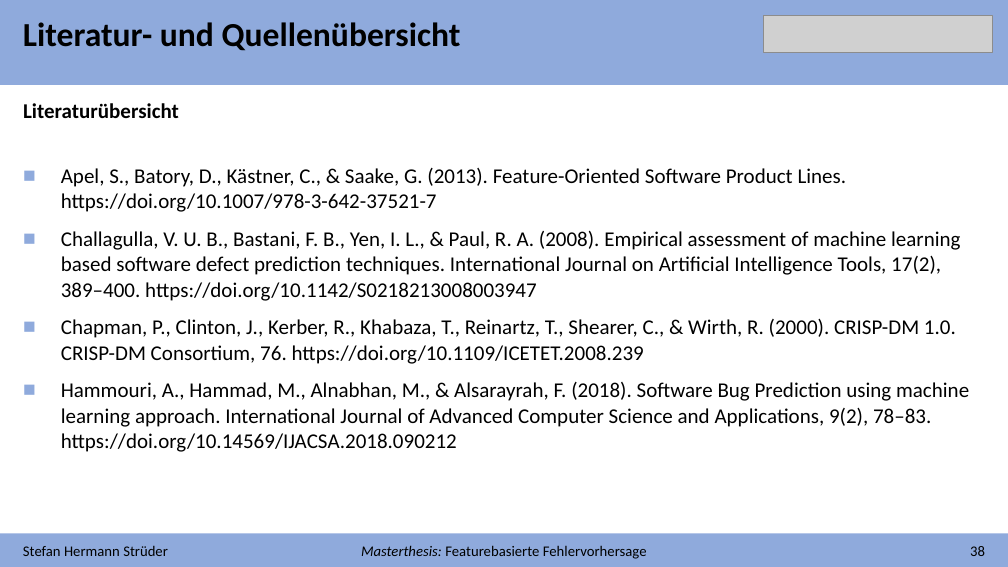
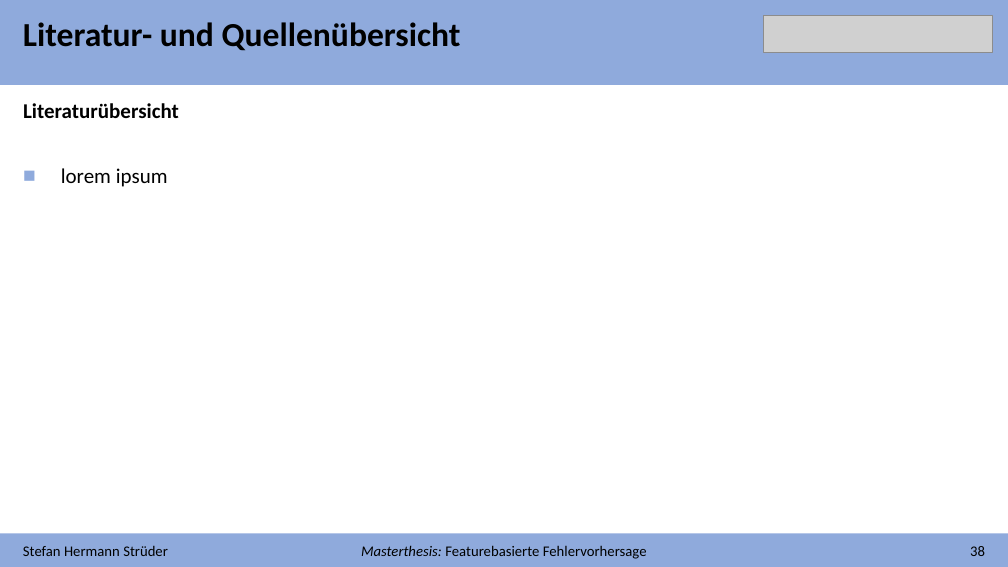
Before and after one commit to stefanstrueder/MA_Strueder, a slide deck: slide 22 of Dokumente/Abschlusspräsentation/Abschlusspräsentation.pptx (slide 7 before the commit). Drawn at 1008x567 pixels with LibreOffice and Linux fonts; fonts in the diff are those of the drawing; grey boxes stand for pictures. Boxes give left, top, right and bottom in pixels: in the first picture for what was removed or moved away, otherwise in the second. Text is boxed around its words. In the diff, an @@ line names an element or a change of style, - is before the commit and + after.

```diff
--- a/Dokumente/Abschlusspräsentation/Abschlusspräsentation.pptx
+++ b/Dokumente/Abschlusspräsentation/Abschlusspräsentation.pptx
@@ text removed at (61,168,969,452) @@
-■ Apel, S., Batory, D., Kästner, C., & Saake, G. (2013). Feature-Oriented Software Product Lines. https://doi.org/10.1007/978-3-642-37521-7
-■ Challagulla, V. U. B., Bastani, F. B., Yen, I. L., & Paul, R. A. (2008). Empirical assessment of machine learning based software defect prediction techniques. International Journal on Artificial Intelligence Tools, 17(2), 389–400. https://doi.org/10.1142/S0218213008003947
-■ Chapman, P., Clinton, J., Kerber, R., Khabaza, T., Reinartz, T., Shearer, C., & Wirth, R. (2000). CRISP-DM 1.0. CRISP-DM Consortium, 76. https://doi.org/10.1109/ICETET.2008.239
-■ Hammouri, A., Hammad, M., Alnabhan, M., & Alsarayrah, F. (2018). Software Bug Prediction using machine learning approach. International Journal of Advanced Computer Science and Applications, 9(2), 78–83. https://doi.org/10.14569/IJACSA.2018.090212
@@ text added at (61,168,168,187), 20 pt, text #000000 @@
+■ lorem ipsum
```
Also in this commit, not shown: 9 other slides changed, 14 slides added, 2 slides removed, 29 other files.
